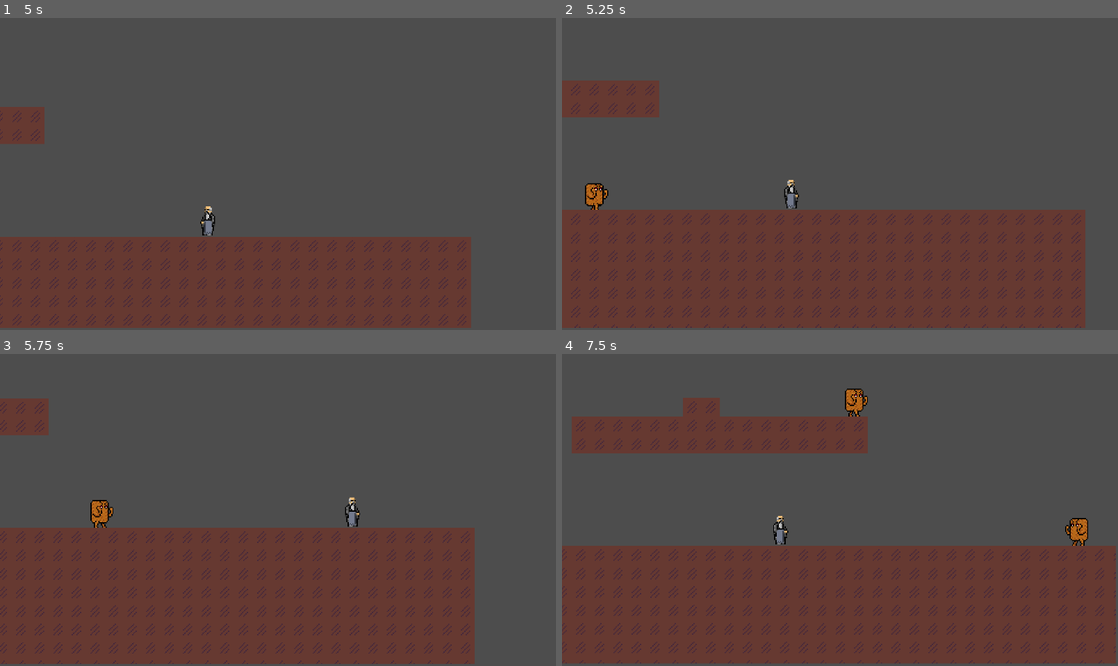
Above: before the commit, frames 1-4 (two rows, left to right).
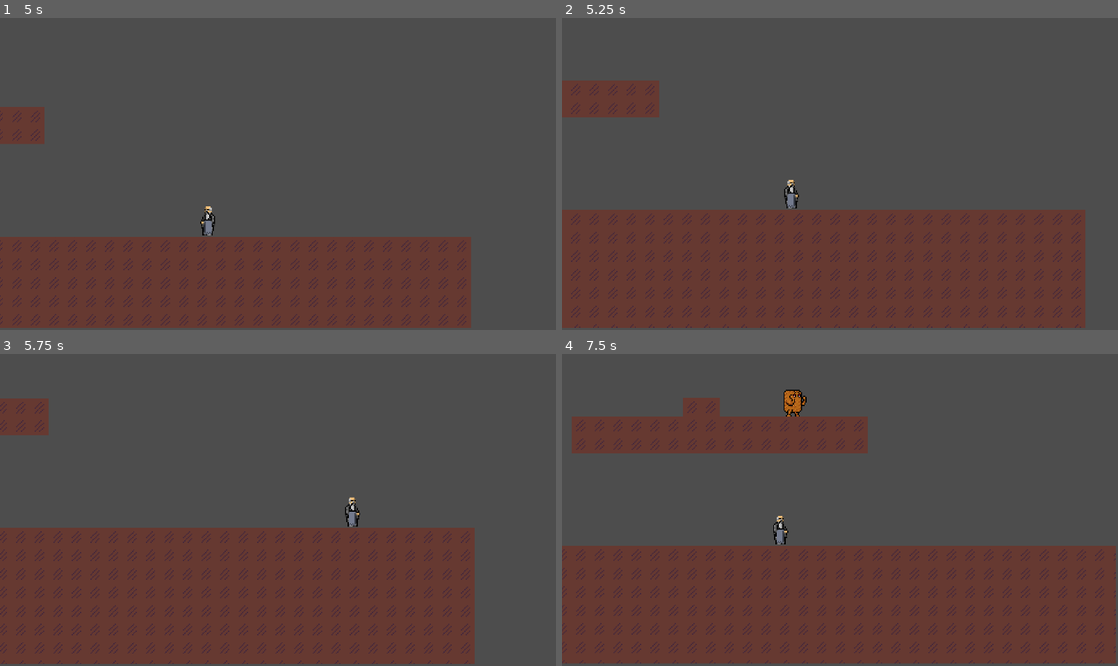
Above: after the commit, the same moments.

Repository: tixvage/bgj25.2
Game: Godot game, scene res://scenes/main.tscn
Two runs of this game, one before a commit and one after it. Both use one fixed random seed, a clock stepped at 60 frames per second and the inputs below. The engine's default icon, where the game draws it, is replaced by a stand-in: a white triangle on a blue panel in a dark square. Sound files missing from this copy of the repository are replaced by a short silence.
Inputs (mouse positions are in pixels of both pictures, inside the frame that each line leads up to):
- Up to frame 1 (5 s): move the mouse to (400, 158) at 0.52 s; hold D (move_right) 0.53-2.03 s; click (400, 158) at 0.6 s; tap W (move_up) at 0.77, 1.52, 3.02, 3.77, 4.52 s; move the mouse to (166, 189) at 1.27 s; click (166, 189) at 1.35 s; move the mouse to (333, 105) at 2.02 s; hold A (move_left) 2.03-2.78 s; click (333, 105) at 2.1 s; move the mouse to (250, 236) at 2.77 s; hold D (move_right) 2.78-4.28 s; click (250, 236) at 2.85 s; move the mouse to (444, 220) at 3.52 s; click (444, 220) at 3.6 s; move the mouse to (111, 127) at 4.27 s; hold A (move_left) from 4.28 s (still down); click (111, 127) at 4.35 s
- Up to frame 2 (5.25 s): move the mouse to (867, 174) at 5.02 s; release A (move_left) at 5.03 s; hold D (move_right) from 5.03 s (still down); click (867, 174) at 5.1 s
- Up to frame 3 (5.75 s): keep holding D (move_right)
- Up to frame 4 (7.5 s): move the mouse to (756, 432) at 5.77 s; release D (move_right) at 5.78 s; hold A (move_left) 5.78-7.28 s; click (756, 432) at 5.85 s; tap W (move_up) at 6.02, 6.77 s; move the mouse to (962, 494) at 6.52 s; click (962, 494) at 6.6 s; move the mouse to (728, 525) at 7.27 s; hold D (move_right) from 7.28 s (still down); click (728, 525) at 7.35 s

Frame 1 is identical in both runs. In frame 2, 0.3% of the frame differs, in the area x 4-9%, y 53-62%; in frame 3, 0.3%; in frame 4, 0.9%, in the area x 39-95%, y 11-62%.

Commit message:
add enemy bandim + rename lotus

Diff:
--- a/scenes/demo_world.tscn
+++ b/scenes/demo_world.tscn
@@ -1,12 +1,13 @@
-[gd_scene load_steps=14 format=4 uid="uid://x0rencevcxou"]
+[gd_scene load_steps=15 format=4 uid="uid://x0rencevcxou"]
 
 [ext_resource type="Texture2D" uid="uid://by3ptq44r5ugy" path="res://assets/sprite/partment_progression.png" id="1_25m8j"]
 [ext_resource type="Script" uid="uid://koo0xud6sagg" path="res://scripts/player.gd" id="1_hym41"]
 [ext_resource type="Script" uid="uid://g2m00mudmy2d" path="res://scripts/enemy_spawner.gd" id="2_4qpdp"]
 [ext_resource type="Script" uid="uid://bfj6hq6gj25hm" path="res://scripts/player_data.gd" id="2_70cc3"]
+[ext_resource type="PackedScene" uid="uid://dvag253a51pco" path="res://scenes/enemy_bandim.tscn" id="4_4qpdp"]
 [ext_resource type="Script" path="res://scripts/camera.gd" id="4_tccpi"]
 [ext_resource type="Texture2D" uid="uid://b4b6hife0b6b7" path="res://assets/sprite/butlermitani.png" id="4_tdn6g"]
-[ext_resource type="PackedScene" uid="uid://bfxyd2q71orbl" path="res://scenes/enemy_none.tscn" id="7_1464v"]
+[ext_resource type="PackedScene" uid="uid://bfxyd2q71orbl" path="res://scenes/enemy_lotus.tscn" id="7_1464v"]
 
 [sub_resource type="TileSetAtlasSource" id="TileSetAtlasSource_tccpi"]
 texture = ExtResource("1_25m8j")
@@ -111,18 +112,26 @@
 
 [node name="EnemySpawnPoints" type="Node2D" parent="."]
 
-[node name="NONE" type="Node2D" parent="EnemySpawnPoints"]
+[node name="LOTUS" type="Node2D" parent="EnemySpawnPoints"]
 
-[node name="1" type="Marker2D" parent="EnemySpawnPoints/NONE"]
+[node name="1" type="Marker2D" parent="EnemySpawnPoints/LOTUS"]
 position = Vector2(39, 516)
 
-[node name="2" type="Marker2D" parent="EnemySpawnPoints/NONE"]
+[node name="2" type="Marker2D" parent="EnemySpawnPoints/LOTUS"]
 position = Vector2(531, 431)
+
+[node name="BANDIM" type="Node2D" parent="EnemySpawnPoints"]
+
+[node name="1" type="Marker2D" parent="EnemySpawnPoints/BANDIM"]
+position = Vector2(207, 483)
+
+[node name="2" type="Marker2D" parent="EnemySpawnPoints/BANDIM"]
+position = Vector2(357, 483)
 
 [node name="EnemySpawner" type="Node2D" parent="." node_paths=PackedStringArray("pool", "spawn_points")]
 script = ExtResource("2_4qpdp")
 pool = NodePath("../EnemyPool")
-enemies = Array[Resource]([ExtResource("7_1464v")])
+enemies = Array[Resource]([ExtResource("7_1464v"), ExtResource("4_4qpdp")])
 spawn_points = NodePath("../EnemySpawnPoints")
 
 [node name="Camera2D" type="Camera2D" parent="."]
--- /dev/null
+++ b/scenes/enemy_bandim.tscn
@@ -0,0 +1,181 @@
+[gd_scene load_steps=22 format=3 uid="uid://dvag253a51pco"]
+
+[ext_resource type="Texture2D" uid="uid://bj4hwbgo3tnmi" path="res://assets/sprite/bandim.png" id="1_6n4i8"]
+[ext_resource type="Script" uid="uid://c7txa37pqv7mr" path="res://scripts/enemy_bandim.gd" id="1_pwmgu"]
+[ext_resource type="Script" uid="uid://cper3rsha37eo" path="res://scripts/enemy_data.gd" id="2_78ggm"]
+[ext_resource type="Shader" uid="uid://wykxxfv30sal" path="res://shaders/flash.gdshader" id="3_wjy0h"]
+
+[sub_resource type="Resource" id="Resource_78ggm"]
+script = ExtResource("2_78ggm")
+type = 1
+xp_gain = 0
+metadata/_custom_type_script = "uid://cper3rsha37eo"
+
+[sub_resource type="RectangleShape2D" id="RectangleShape2D_nq4ng"]
+size = Vector2(16, 24)
+
+[sub_resource type="ShaderMaterial" id="ShaderMaterial_t0s01"]
+resource_local_to_scene = true
+shader = ExtResource("3_wjy0h")
+shader_parameter/flash_light = Vector4(1, 1, 1, 1)
+shader_parameter/flash_amount = 0.0
+
+[sub_resource type="AtlasTexture" id="AtlasTexture_0ob4b"]
+atlas = ExtResource("1_6n4i8")
+region = Rect2(0, 96, 24, 24)
+
+[sub_resource type="AtlasTexture" id="AtlasTexture_6n5yo"]
+atlas = ExtResource("1_6n4i8")
+region = Rect2(24, 96, 24, 24)
+
+[sub_resource type="AtlasTexture" id="AtlasTexture_wr1in"]
+atlas = ExtResource("1_6n4i8")
+region = Rect2(48, 96, 24, 24)
+
+[sub_resource type="AtlasTexture" id="AtlasTexture_wrtwp"]
+atlas = ExtResource("1_6n4i8")
+region = Rect2(0, 72, 24, 24)
+
+[sub_resource type="AtlasTexture" id="AtlasTexture_644w0"]
+atlas = ExtResource("1_6n4i8")
+region = Rect2(24, 72, 24, 24)
+
+[sub_resource type="AtlasTexture" id="AtlasTexture_wfmj6"]
+atlas = ExtResource("1_6n4i8")
+region = Rect2(48, 72, 24, 24)
+
+[sub_resource type="AtlasTexture" id="AtlasTexture_pwmgu"]
+atlas = ExtResource("1_6n4i8")
+region = Rect2(0, 0, 24, 24)
+
+[sub_resource type="AtlasTexture" id="AtlasTexture_78ggm"]
+atlas = ExtResource("1_6n4i8")
+region = Rect2(24, 0, 24, 24)
+
+[sub_resource type="AtlasTexture" id="AtlasTexture_6n4i8"]
+atlas = ExtResource("1_6n4i8")
+region = Rect2(0, 48, 24, 24)
+
+[sub_resource type="AtlasTexture" id="AtlasTexture_wjy0h"]
+atlas = ExtResource("1_6n4i8")
+region = Rect2(0, 24, 24, 24)
+
+[sub_resource type="AtlasTexture" id="AtlasTexture_t0s01"]
+atlas = ExtResource("1_6n4i8")
+region = Rect2(24, 24, 24, 24)
+
+[sub_resource type="AtlasTexture" id="AtlasTexture_aclem"]
+atlas = ExtResource("1_6n4i8")
+region = Rect2(48, 24, 24, 24)
+
+[sub_resource type="AtlasTexture" id="AtlasTexture_p84f8"]
+atlas = ExtResource("1_6n4i8")
+region = Rect2(72, 24, 24, 24)
+
+[sub_resource type="SpriteFrames" id="SpriteFrames_nq4ng"]
+animations = [{
+"frames": [{
+"duration": 1.0,
+"texture": SubResource("AtlasTexture_0ob4b")
+}, {
+"duration": 1.0,
+"texture": SubResource("AtlasTexture_6n5yo")
+}, {
+"duration": 1.0,
+"texture": SubResource("AtlasTexture_wr1in")
+}],
+"loop": false,
+"name": &"die",
+"speed": 5.0
+}, {
+"frames": [{
+"duration": 1.0,
+"texture": SubResource("AtlasTexture_wrtwp")
+}, {
+"duration": 1.0,
+"texture": SubResource("AtlasTexture_644w0")
+}, {
+"duration": 1.0,
+"texture": SubResource("AtlasTexture_wfmj6")
+}, {
+"duration": 1.0,
+"texture": SubResource("AtlasTexture_644w0")
+}],
+"loop": false,
+"name": &"hit",
+"speed": 5.0
+}, {
+"frames": [{
+"duration": 1.0,
+"texture": SubResource("AtlasTexture_pwmgu")
+}, {
+"duration": 1.0,
+"texture": SubResource("AtlasTexture_78ggm")
+}],
+"loop": false,
+"name": &"idle",
+"speed": 5.0
+}, {
+"frames": [{
+"duration": 1.0,
+"texture": SubResource("AtlasTexture_6n4i8")
+}],
+"loop": false,
+"name": &"jump",
+"speed": 5.0
+}, {
+"frames": [{
+"duration": 1.0,
+"texture": SubResource("AtlasTexture_wjy0h")
+}, {
+"duration": 1.0,
+"texture": SubResource("AtlasTexture_t0s01")
+}, {
+"duration": 1.0,
+"texture": SubResource("AtlasTexture_aclem")
+}, {
+"duration": 1.0,
+"texture": SubResource("AtlasTexture_p84f8")
+}],
+"loop": false,
+"name": &"run",
+"speed": 5.0
+}]
+
+[node name="EnemyBandim" type="CharacterBody2D"]
+collision_layer = 4
+script = ExtResource("1_pwmgu")
+data = SubResource("Resource_78ggm")
+
+[node name="CollisionShape2D" type="CollisionShape2D" parent="."]
+shape = SubResource("RectangleShape2D_nq4ng")
+
+[node name="DashHurtArea" type="Area2D" parent="." groups=["EnemyDash"]]
+
+[node name="CollisionShape2D" type="CollisionShape2D" parent="DashHurtArea"]
+shape = SubResource("RectangleShape2D_nq4ng")
+
+[node name="FlashTimer" type="Timer" parent="."]
+wait_time = 0.3
+one_shot = true
+
+[node name="Root" type="Node2D" parent="."]
+position = Vector2(4, 0)
+
+[node name="AnimatedSprite2D" type="AnimatedSprite2D" parent="Root"]
+material = SubResource("ShaderMaterial_t0s01")
+sprite_frames = SubResource("SpriteFrames_nq4ng")
+animation = &"run"
+
+[node name="ObstacleRay" type="RayCast2D" parent="Root"]
+position = Vector2(0, 9)
+target_position = Vector2(30, 0)
+
+[node name="OptionalJumpRay" type="RayCast2D" parent="Root"]
+target_position = Vector2(100, -80)
+
+[node name="HeadRay" type="RayCast2D" parent="Root"]
+target_position = Vector2(0, -80)
+
+[connection signal="timeout" from="FlashTimer" to="." method="_on_flash_timer_timeout"]
+[connection signal="animation_finished" from="Root/AnimatedSprite2D" to="." method="_on_animated_sprite_2d_animation_finished"]
--- a/scenes/enemy_none.tscn
+++ b/scenes/enemy_lotus.tscn
@@ -1,11 +1,11 @@
-[gd_scene load_steps=27 format=3 uid="uid://bfxyd2q71orbl"]
-
-[ext_resource type="Script" uid="uid://cgs4vdxquu2oq" path="res://scripts/enemy_none.gd" id="1_en8ch"]
+[gd_scene load_steps=26 format=3 uid="uid://bfxyd2q71orbl"]
+
+[ext_resource type="Script" uid="uid://cgs4vdxquu2oq" path="res://scripts/enemy_lotus.gd" id="1_en8ch"]
 [ext_resource type="Script" uid="uid://cper3rsha37eo" path="res://scripts/enemy_data.gd" id="2_gqwvd"]
 [ext_resource type="Shader" uid="uid://wykxxfv30sal" path="res://shaders/flash.gdshader" id="3_gqwvd"]
 [ext_resource type="Texture2D" uid="uid://b5240h5jumjff" path="res://assets/sprite/Lotusman.png" id="4_gqwvd"]
 
-[sub_resource type="Resource" id="Resource_d7m88"]
+[sub_resource type="Resource" id="Resource_qliqa"]
 script = ExtResource("2_gqwvd")
 type = 0
 xp_gain = 0
@@ -163,16 +163,10 @@
 "speed": 5.0
 }]
 
-[sub_resource type="ShaderMaterial" id="ShaderMaterial_d7m88"]
-resource_local_to_scene = true
-shader = ExtResource("3_gqwvd")
-shader_parameter/flash_light = Vector4(1, 1, 1, 1)
-shader_parameter/flash_amount = 0.0
-
-[node name="EnemyNone" type="CharacterBody2D"]
+[node name="EnemyLotus" type="CharacterBody2D"]
 collision_layer = 4
 script = ExtResource("1_en8ch")
-data = SubResource("Resource_d7m88")
+data = SubResource("Resource_qliqa")
 
 [node name="CollisionShape2D" type="CollisionShape2D" parent="."]
 shape = SubResource("RectangleShape2D_1464v")
@@ -194,11 +188,6 @@
 sprite_frames = SubResource("SpriteFrames_cyj6w")
 animation = &"run"
 
-[node name="Sprite2D" type="Sprite2D" parent="Root"]
-visible = false
-material = SubResource("ShaderMaterial_d7m88")
-texture = ExtResource("4_gqwvd")
-
 [node name="ObstacleRay" type="RayCast2D" parent="Root"]
 position = Vector2(0, 9)
 target_position = Vector2(30, 0)
--- /dev/null
+++ b/scripts/enemy_lotus.gd
@@ -0,0 +1,151 @@
+extends CharacterBody2D
+
+@export var data: EnemyData
+
+enum State {
+	RANDOM,
+	IDLE,
+	JUMP,
+	DIE,
+	KNOCKBACK,
+}
+
+const MAX_HEALTH: float = 100.0
+const KNOCKBACK_FORCE_X: float = 10.0
+const KNOCKBACK_FORCE_Y: float = -30.0
+const KNOCKBACK_TIME: float = 0.7
+const IDLE_TIME: float = 1.0
+
+var accel: float = 200.0
+var state: State = State.RANDOM
+var current_target_x: float
+var knockback: Vector2
+var knockback_timer: float = 0.0
+var health: float = MAX_HEALTH
+var need_new_target: bool = true
+var skipped_possible_jump: bool = false
+var idle_timer: float = IDLE_TIME
+
+@onready var flash_timer: Timer = $FlashTimer
+@onready var sprite: AnimatedSprite2D = $Root/AnimatedSprite2D
+@onready var obstacle_ray: RayCast2D = $Root/ObstacleRay
+@onready var optional_jump_ray: RayCast2D = $Root/OptionalJumpRay
+@onready var head_ray: RayCast2D = $Root/HeadRay
+@onready var root: Node2D = $Root
+
+func change_state(new_state: State) -> void:
+	state = new_state
+	if state == State.IDLE:
+		idle_timer = IDLE_TIME
+	elif state == State.RANDOM and need_new_target:
+		current_target_x = randf_range(Global.enemy_manager.world_limit_min, Global.enemy_manager.world_limit_max)
+		need_new_target = false
+
+
+func _ready() -> void:
+	change_state(State.RANDOM)
+
+
+func damage(amount: float) -> void:
+	health -= amount
+	if health <= 0:
+		change_state(State.DIE)
+	else:
+		flash_timer.start()
+		sprite.material.set_shader_parameter("flash_amount", 0.8)
+
+
+func damage_from_up(raw_nearness: float, mass: float) -> void:
+	if state == State.DIE: return
+	var nearness: float = absf(raw_nearness)
+	apply_knockback(
+		KNOCKBACK_TIME * nearness * Global.rng.randf_range(0.8, 1.2),
+		Vector2(
+			raw_nearness * mass * KNOCKBACK_FORCE_X * Global.rng.randf_range(0.8, 1.2),
+			nearness * mass * KNOCKBACK_FORCE_Y * Global.rng.randf_range(0.8, 1.2),
+		)
+	)
+	var damage_amount: float = mass * nearness * 2
+	damage(damage_amount)
+
+
+func damage_hand(location: Vector2, amount: float) -> void:
+	if state == State.DIE: return
+	apply_knockback(
+		KNOCKBACK_TIME * 0.3,
+		Vector2(sign(global_position.x - location.x) * 500, 0)
+	)
+	damage(amount)
+
+
+func apply_knockback(time: float, force: Vector2) -> void:
+	knockback = force
+	if force.y != 0:
+		velocity.y = force.y
+	knockback_timer = time
+	change_state(State.KNOCKBACK)
+
+
+func _process(delta: float) -> void:
+	if velocity.x != 0: root.scale.x = 1 if velocity.x > 0 else -1
+
+	if state == State.DIE:
+		if velocity.y == 0:
+			sprite.play("die")
+	elif velocity == Vector2.ZERO:
+		sprite.play("idle")
+	elif velocity.y != 0:
+		sprite.play("jump")
+	else:
+		sprite.play("run")
+
+
+func _physics_process(delta: float) -> void:
+	if not is_on_floor():
+		velocity += get_gravity() * delta
+
+	if state == State.DIE:
+		velocity.x = 0
+	elif state == State.RANDOM:
+		velocity.x = global_position.direction_to(Vector2(current_target_x, global_position.y)).x * 200.0
+		if obstacle_ray.is_colliding() and is_on_floor():
+			velocity.y = -300
+		#worst shit
+		if skipped_possible_jump and head_ray.is_colliding():
+			skipped_possible_jump = false
+		if optional_jump_ray.is_colliding() and is_on_floor() and not head_ray.is_colliding():
+			if not skipped_possible_jump:
+				if Global.rng.randi() % 2 == 1:
+					change_state(State.JUMP)
+				else:
+					skipped_possible_jump = true
+		if abs(global_position.x - current_target_x) < Global.EPS:
+			change_state(State.IDLE)
+			velocity.x = 0
+	elif state == State.IDLE:
+		idle_timer -= delta
+		if idle_timer < 0:
+			need_new_target = true
+			change_state(State.RANDOM)
+	elif state == State.JUMP:
+		velocity.y = -500
+		if not optional_jump_ray.is_colliding() or head_ray.is_colliding():
+			change_state(State.RANDOM)
+	elif state == State.KNOCKBACK:
+		if knockback_timer > 0.0:
+			knockback_timer -= delta
+			velocity.x = knockback.x
+			if knockback_timer <= 0.0:
+				knockback.x = 0.0
+				change_state(State.RANDOM)
+
+	move_and_slide()
+
+
+func _on_flash_timer_timeout() -> void:
+	sprite.material.set_shader_parameter("flash_amount", 0.0)
+
+
+func _on_animated_sprite_2d_animation_finished() -> void:
+	if sprite.animation == "die":
+		queue_free()
--- a/scripts/enemy_spawner.gd
+++ b/scripts/enemy_spawner.gd
@@ -2,7 +2,8 @@
 class_name EnemySpawner
 
 enum Type {
-	NONE = 0,
+	LOTUS = 0,
+	BANDIM,
 }
 
 @export var pool: Node2D
@@ -37,4 +38,4 @@
 		random_spawn_timer -= delta
 	else:
 		random_spawn_timer = random_spawn_time
-		spawn_enemy_type(Type.NONE)
+		spawn_enemy_type(Global.rng.randi() % 2)
Binary file added: assets/sprite/bandim.png
Not shown, changed: assets/sprite/bandim.png.import
Binary file removed: assets/sprite/chefmitani.png
Renamed: scripts/enemy_none.gd -> scripts/enemy_bandim.gd
Not shown, added: scripts/enemy_bandim.gd.uid
Renamed: scripts/enemy_none.gd.uid -> scripts/enemy_lotus.gd.uid
